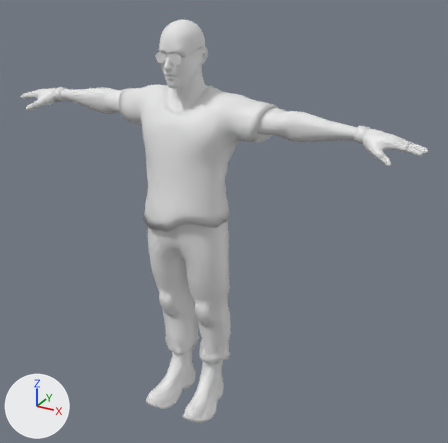
The FBX model Assets/Player/FPS_Player.fbx, before and after one commit.
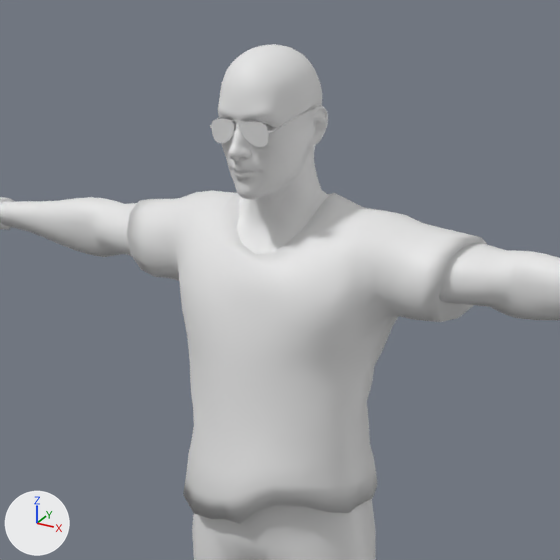
Each version is shown whole from a 50 mm lens placed at (1.358, -2.145, 2.045), pointed at (0.138, 0.072, 0.937), then close up on the part from 14% to 69% of the width and 0% to 56% of the height. Lighting does not change. The marker at lower left points along +X, +Y and +Z. Where no turn or scale is listed for an object, it has been applied to the vertices.

In view in the first close-up: 'Body', 'Bottoms', 'Eyewear', 'Tops'.
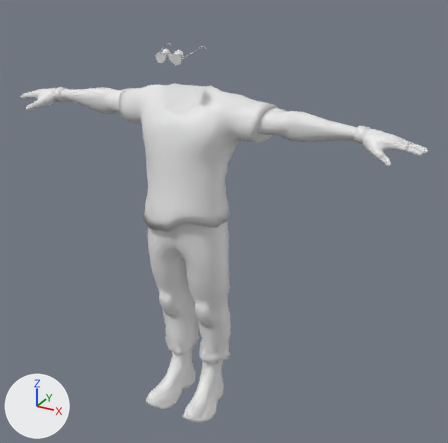
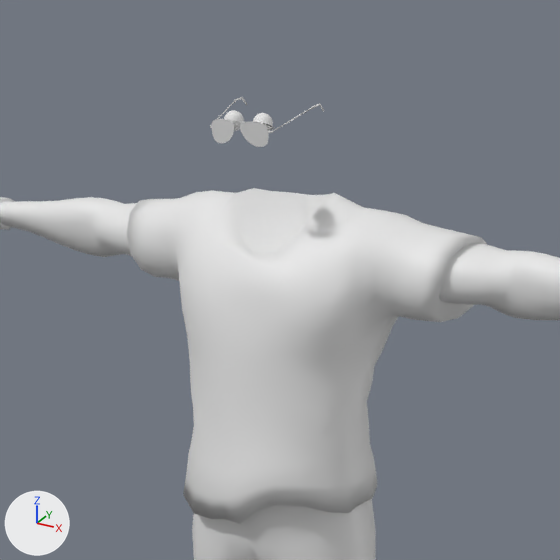
Changed parts and their boxes (x1, y1, x2, y2) in the close-ups (560 x 560 px):
'Body', reshaped
    before: (0, 44, 560, 320)
    after: (0, 197, 560, 320)
part 1 of me_bodymesh, deleted
    before: (218, 44, 330, 254)

What the commit changed:
me_bodymesh is used by ob_body; location (0.0, 0.0, 0.0).
me_bodymesh had 6062 vertices, 6091 faces and spanned x -0.97..0.97, y -0.15..0.14, z 0.13..1.79.
me_bodymesh now has 1337 vertices, 2412 faces and spans x -0.97..0.97, y -0.14..0.14, z 0.13..1.47.
me_bodymesh part 1: 15 loose pieces with 4725 vertices, spanning x -0.12..0.11, y -0.15..0.12, z 1.42..1.79, are deleted.
me_bodymesh part 2: the surface is now shaded flat.
